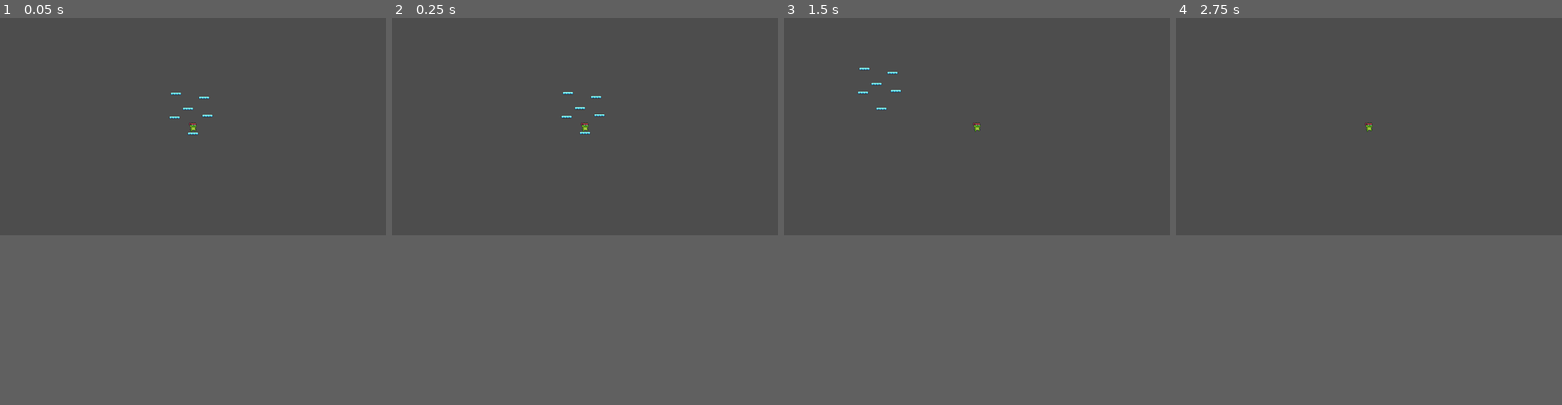
Above: before the commit, frames 1-4 (left to right).
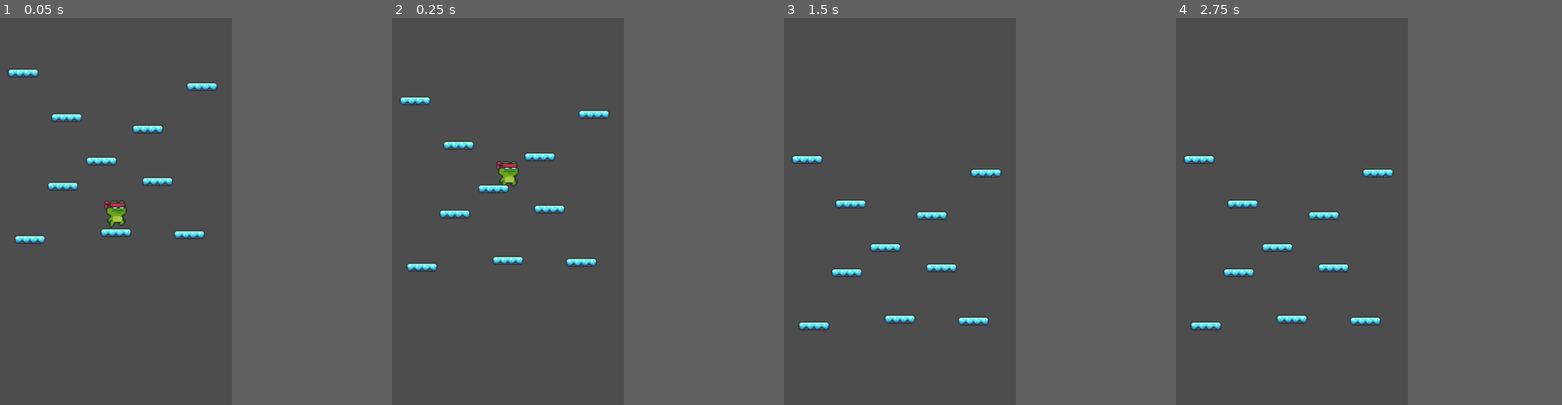
Above: after the commit, the same moments.

Repository: stefko-jam/Game_Jam
Game: Godot game, scene res://scenes/game.tscn
Two runs of this game, one before a commit and one after it. Both use one fixed random seed, a clock stepped at 60 frames per second and the inputs below.
Inputs:
- Up to frame 1 (0.05 s): no input
- Up to frame 2 (0.25 s): no input
- Up to frame 3 (1.5 s): tap Enter (ui_accept) at 0.5, 0.6, 0.77, 1.07, 1.35 s; hold Right (ui_right) from 0.53 s (still down)
- Up to frame 4 (2.75 s): tap Enter (ui_accept) at 1.52, 1.82, 2, 2.1 s; release Right (ui_right) at 2.03 s; hold Left (ui_left) from 2.03 s (still down)
In our replay, the window is 799x449 before the commit and 480x800 after it. These sizes can differ from the game's own. Grey fills any space a smaller window leaves; there, only what the larger window draws over its background counts as a difference.

The runs differ from the first frame. In frame 1, 2.1% of the frame differs, in the area x 2-57%, y 13-59%; in frame 2, 1.9%; in frame 3, 1.7%; in frame 4, 1.6%.

Commit message:
Update Player

Diff:
--- a/project.godot
+++ b/project.godot
@@ -14,3 +14,26 @@
 run/main_scene="uid://cqd7ldsiyju6"
 config/features=PackedStringArray("4.4", "Forward Plus")
 config/icon="res://icon.svg"
+
+[display]
+
+window/size/viewport_width=480
+window/size/viewport_height=800
+window/stretch/mode="viewport"
+window/stretch/aspect="keep_width"
+window/handheld/orientation=1
+
+[input]
+
+left={
+"deadzone": 0.2,
+"events": [Object(InputEventKey,"resource_local_to_scene":false,"resource_name":"","device":-1,"window_id":0,"alt_pressed":false,"shift_pressed":false,"ctrl_pressed":false,"meta_pressed":false,"pressed":false,"keycode":0,"physical_keycode":65,"key_label":0,"unicode":97,"location":0,"echo":false,"script":null)
+, Object(InputEventKey,"resource_local_to_scene":false,"resource_name":"","device":-1,"window_id":0,"alt_pressed":false,"shift_pressed":false,"ctrl_pressed":false,"meta_pressed":false,"pressed":false,"keycode":0,"physical_keycode":4194319,"key_label":0,"unicode":0,"location":0,"echo":false,"script":null)
+, null]
+}
+right={
+"deadzone": 0.2,
+"events": [Object(InputEventKey,"resource_local_to_scene":false,"resource_name":"","device":-1,"window_id":0,"alt_pressed":false,"shift_pressed":false,"ctrl_pressed":false,"meta_pressed":false,"pressed":false,"keycode":0,"physical_keycode":68,"key_label":0,"unicode":100,"location":0,"echo":false,"script":null)
+, Object(InputEventKey,"resource_local_to_scene":false,"resource_name":"","device":-1,"window_id":0,"alt_pressed":false,"shift_pressed":false,"ctrl_pressed":false,"meta_pressed":false,"pressed":false,"keycode":0,"physical_keycode":4194321,"key_label":0,"unicode":0,"location":0,"echo":false,"script":null)
+]
+}
--- a/scenes/game.tscn
+++ b/scenes/game.tscn
@@ -1,7 +1,8 @@
-[gd_scene load_steps=3 format=3 uid="uid://cqd7ldsiyju6"]
+[gd_scene load_steps=4 format=3 uid="uid://cqd7ldsiyju6"]
 
 [ext_resource type="PackedScene" uid="uid://tjhp1kl5g3nj" path="res://scenes/platform.tscn" id="1_yqjtg"]
 [ext_resource type="PackedScene" uid="uid://ch4wq8sqxm8gq" path="res://scenes/player.tscn" id="2_lnu2h"]
+[ext_resource type="Script" uid="uid://btcljjbatywte" path="res://scripts/camera_2d.gd" id="3_lnu2h"]
 
 [node name="Game" type="Node2D"]
 
@@ -13,6 +14,9 @@
 
 [node name="Camera2D" type="Camera2D" parent="Player"]
 scale = Vector2(-2.52921, 0.479767)
+zoom = Vector2(2, 2)
+drag_vertical_enabled = true
+script = ExtResource("3_lnu2h")
 
 [node name="Platform2" parent="." instance=ExtResource("1_yqjtg")]
 position = Vector2(42, -59)
@@ -28,3 +32,15 @@
 
 [node name="Platform6" parent="." instance=ExtResource("1_yqjtg")]
 position = Vector2(-16, -80)
+
+[node name="Platform7" parent="." instance=ExtResource("1_yqjtg")]
+position = Vector2(88, -157)
+
+[node name="Platform7" parent="Platform7" instance=ExtResource("1_yqjtg")]
+position = Vector2(-185, -14)
+
+[node name="Platform7" parent="Platform7/Platform7" instance=ExtResource("1_yqjtg")]
+position = Vector2(7, 172)
+
+[node name="Platform7" parent="Platform7/Platform7/Platform7" instance=ExtResource("1_yqjtg")]
+position = Vector2(165, -5)
--- /dev/null
+++ b/scenes/killzone.tscn
@@ -0,0 +1,6 @@
+[gd_scene load_steps=2 format=3 uid="uid://c1olrxi60xnlr"]
+
+[ext_resource type="Script" uid="uid://bmn63fgbps1gd" path="res://scripts/killzone.gd" id="1_xlapc"]
+
+[node name="killzone" type="Area2D"]
+script = ExtResource("1_xlapc")
--- /dev/null
+++ b/scripts/camera_2d.gd
@@ -0,0 +1,15 @@
+extends Camera2D
+
+var highest_y := 0.0
+var fixed_x := 0.0
+
+func _ready():
+	highest_y = global_position.y
+	fixed_x = global_position.x  # Lock the initial horizontal position
+
+func _physics_process(delta):
+	if get_parent().global_position.y < highest_y:
+		highest_y = get_parent().global_position.y
+
+	global_position.y = highest_y
+	global_position.x = fixed_x  # Prevent the camera from moving sideways
--- /dev/null
+++ b/scripts/killzone.gd
@@ -0,0 +1,14 @@
+extends Area2D
+
+@onready var timer: Timer = $Timer #drag and drop and hold control
+
+func _on_body_entered(body: Node2D) -> void:
+	print("You died!")
+	Engine.time_scale = 0.5 #we go at half speed
+	body.get_node("CollisionShape2D").queue_free() #accessing player, getting the collsion shape node and removing it
+	timer.start()
+
+
+func _on_timer_timeout() -> void:
+	Engine.time_scale = 1 # we go back to normal speed
+	get_tree().reload_current_scene()
--- a/scripts/player.gd
+++ b/scripts/player.gd
@@ -1,9 +1,17 @@
 extends CharacterBody2D
 
+const SPEED = 300.0
+const JUMP_VELOCITY = -500.0
 
-const SPEED = 300.0
-const JUMP_VELOCITY = -400.0
+@onready var camera: Camera2D = $Camera2D
 
+var screen_half_width := 0.0
+
+func _ready():
+	await get_tree().process_frame  # Wait for viewport to be ready
+
+	# Get actual screen width in world units (important!)
+	screen_half_width = get_viewport().get_visible_rect().size.x * camera.zoom.x * 0.5
 
 func _physics_process(delta: float) -> void:
 	# Add the gravity.
@@ -11,15 +19,28 @@
 		velocity += get_gravity() * delta
 
 	# Handle jump.
-	if Input.is_action_just_pressed("ui_accept") and is_on_floor():
+	if is_on_floor():
 		velocity.y = JUMP_VELOCITY
 
-	# Get the input direction and handle the movement/deceleration.
-	# As good practice, you should replace UI actions with custom gameplay actions.
-	var direction := Input.get_axis("ui_left", "ui_right")
+	# Handle horizontal movement
+	var direction := Input.get_axis("left", "right")
 	if direction:
 		velocity.x = direction * SPEED
 	else:
 		velocity.x = move_toward(velocity.x, 0, SPEED)
 
 	move_and_slide()
+
+	handle_horizontal_wrap()
+
+
+func handle_horizontal_wrap():
+	var cam_x = camera.global_position.x
+	var player_x = global_position.x
+	var left_edge = cam_x - screen_half_width
+	var right_edge = cam_x + screen_half_width
+
+	if player_x < left_edge:
+		global_position.x = right_edge
+	elif player_x > right_edge:
+		global_position.x = left_edge
Not shown, added: scripts/camera_2d.gd.uid
Not shown, added: scripts/killzone.gd.uid
